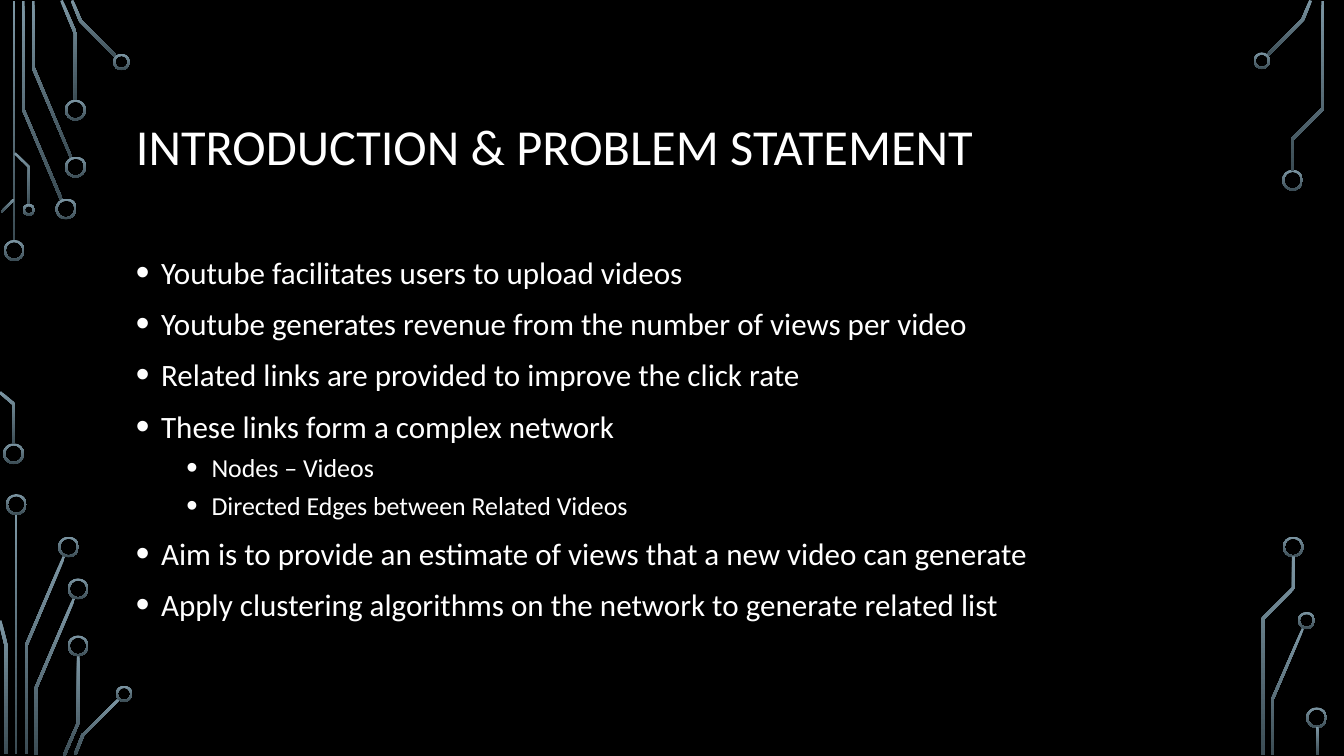
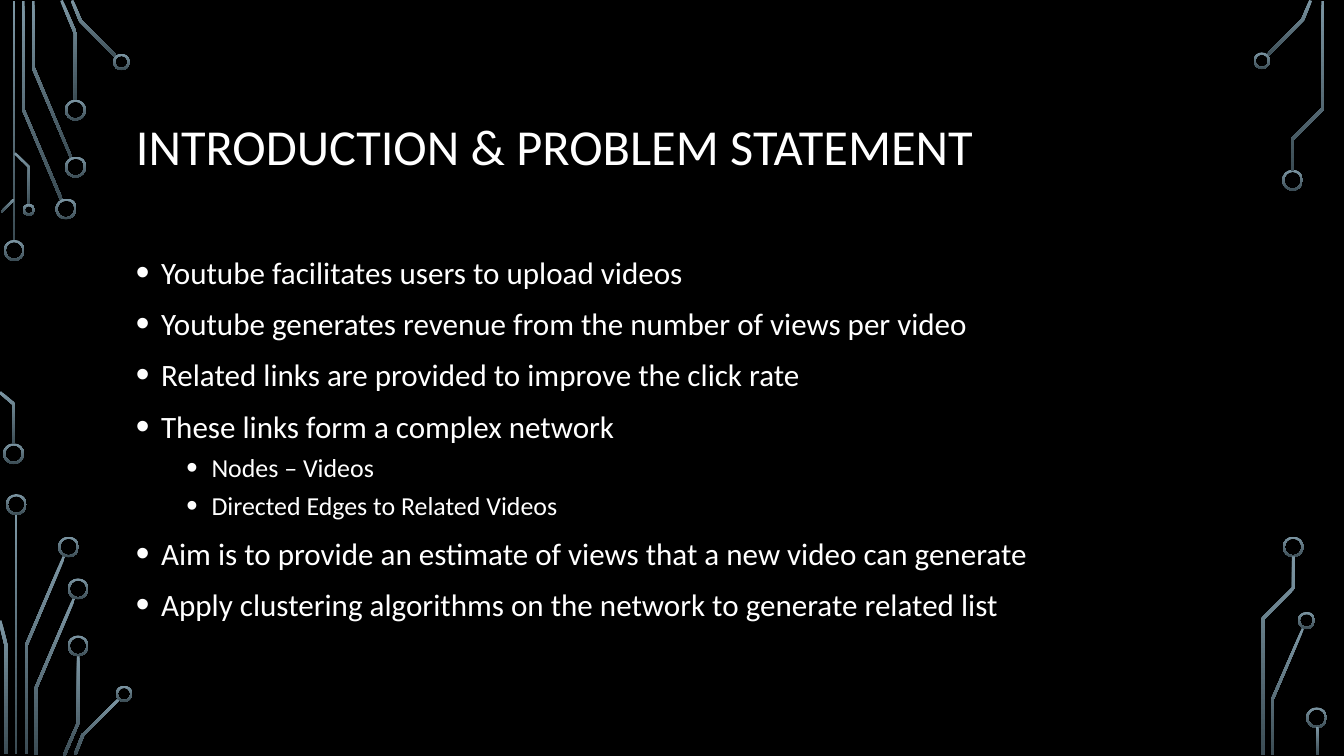
Before and after one commit to vishalsatam/YoutubeNetworkAnalysis, a slide deck: slide 2 of Proposal.pptx. Drawn at 1344x756 pixels with LibreOffice and Linux fonts; fonts in the diff are those of the drawing; background and template pictures are left out. Boxes give left, top, right and bottom in pixels: in the first picture for what was removed or moved away, otherwise in the second. Text is boxed around its words. In the diff, an @@ line names an element or a change of style, - is before the commit and + after.

Commit message:
Updating PPT

```diff
--- a/Proposal.pptx
+++ b/Proposal.pptx
@@ text at <box>212,497,557,520</box>: text changed @@
-  • Directed Edges between Related Videos
+  • Directed Edges to Related Videos
```
